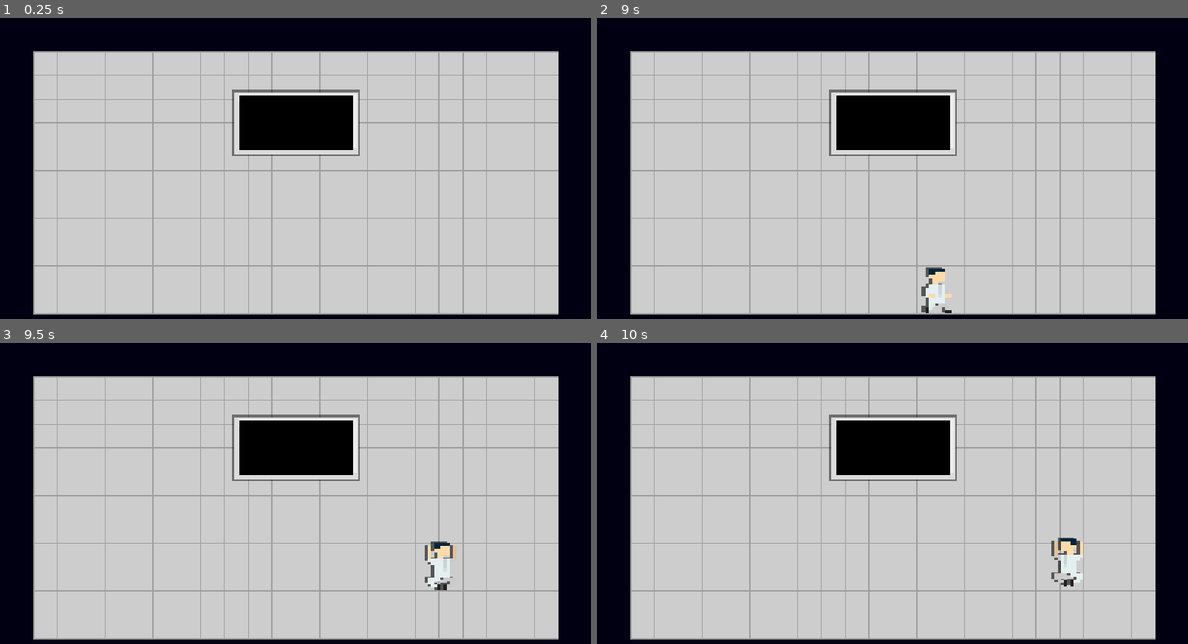
Above: before the commit, frames 1-4 (two rows, left to right).
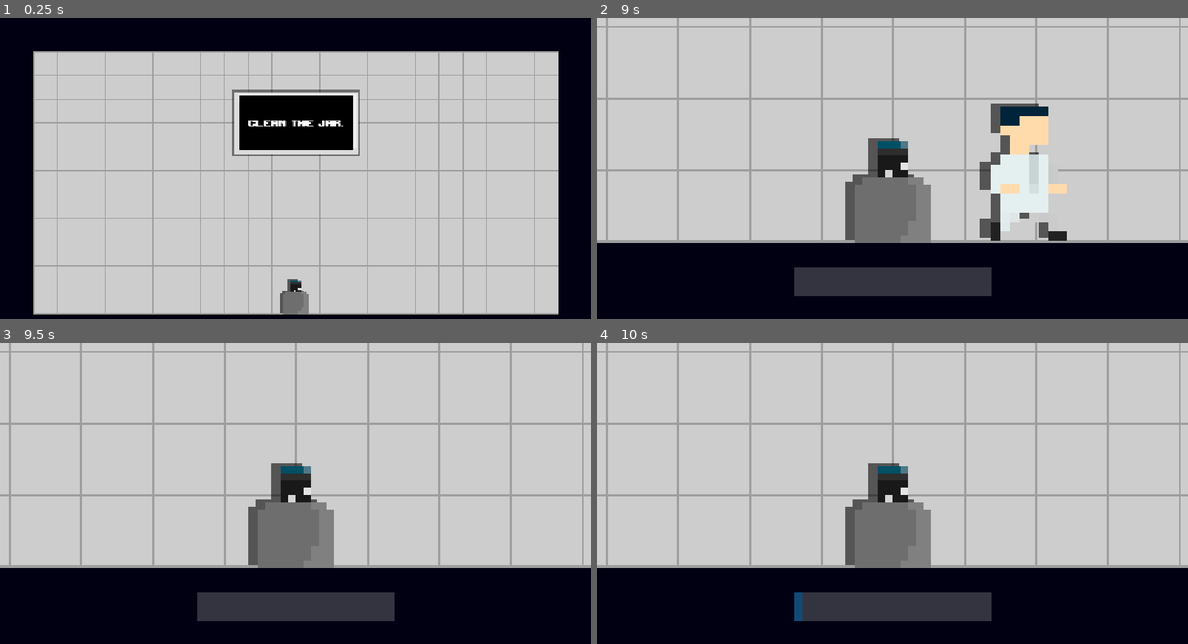
Above: after the commit, the same moments.

Repository: zt1ier/game-jam
Game: Godot game, scene res://levels/three/level_three.tscn
The game is run twice, just before and just after one commit, with the same random seed, the same clock (stepped at 60 frames per second) and the same inputs. This scene is started directly instead of the project's main scene.
Inputs (mouse positions are in pixels of both pictures, inside the frame that each line leads up to):
- Up to frame 1 (0.25 s): no input
- Up to frame 2 (9 s): tap Enter at 0.5, 2.75, 4.25 s; move the mouse to (1022, 168) at 0.52 s; hold D (move_right) 0.53-2.03 s; tap E (interact) every 0.75 s from 0.6 to 8.85 s; tap W (jump) at 0.77, 1.52, 3.02, 3.77, 4.52, 6.02, 6.77, 7.52 s; move the mouse to (774, 201) at 1.27 s; tap Space at 2, 3.5, 5 s; move the mouse to (951, 111) at 2.02 s; hold A (move_left) 2.03-2.78 s; move the mouse to (862, 249) at 2.77 s; hold D (move_right) 2.78-4.28 s; move the mouse to (1069, 234) at 3.52 s; move the mouse to (715, 135) at 4.27 s; hold A (move_left) 4.28-5.03 s; move the mouse to (922, 183) at 5.02 s; hold D (move_right) 5.03-5.78 s; move the mouse to (803, 102) at 5.77 s; hold A (move_left) 5.78-7.28 s; move the mouse to (1022, 168) at 6.52 s; move the mouse to (774, 201) at 7.27 s; hold D (move_right) from 7.28 s (still down); move the mouse to (951, 111) at 8.02 s; move the mouse to (862, 249) at 8.77 s
- Up to frame 3 (9.5 s): keep holding D (move_right); tap W (jump) at 9.02 s
- Up to frame 4 (10 s): move the mouse to (1069, 559) at 9.52 s; release D (move_right) at 9.53 s; hold A (move_left) from 9.53 s (still down); tap E (interact) at 9.6 s; tap W (jump) at 9.77 s

The runs differ from the first frame. In frame 1, 0.7% of the frame differs, in the area x 42-59%, y 34-99%; in frame 2, 55%, in the area x 0-100%, y 0-99%; in frame 3, 52%; in frame 4, 52%.

Commit message:
Added Level 3

Diff:
--- /dev/null
+++ b/gmtk/2025/levels/end_screen.gd
@@ -0,0 +1,47 @@
+class_name EndScreen extends Level
+
+
+@export var gmtk_float_speed: float = 2.0
+@export var gmtk_float_strength: float = 5.0
+
+
+var gmtk_float_timer: float = 0.0
+var gmtk_base_position: Vector2 = Vector2.ZERO
+var gmtk_base_rotation: float = 0.0
+
+var times: Array[float] = []
+
+
+@onready var gmtk_2025_logo: Sprite2D = $EndScreenStuff/GMTK
+@onready var times_label: Label = $EndScreenStuff/TimesLabel
+
+
+func _ready() -> void:
+	_add_times()
+
+	gmtk_base_position = gmtk_2025_logo.global_position
+	gmtk_base_rotation = gmtk_2025_logo.rotation_degrees
+
+
+func _physics_process(delta: float) -> void:
+	gmtk_float_timer += get_physics_process_delta_time() * gmtk_float_speed
+
+	# float animation
+	var offset_x := sin(float_timer) * gmtk_float_strength
+	var offset_y := cos(float_timer) * gmtk_float_strength
+	gmtk_2025_logo.position.x = gmtk_base_position.x + offset_x
+	gmtk_2025_logo.position.y = gmtk_base_position.y + offset_y
+
+	# slight rotation
+	gmtk_2025_logo.rotation_degrees = base_rotation + sin(gmtk_float_timer * 0.8) * rotate_strength
+
+
+func _add_times() -> void:
+	var raw_times := GameManager.get_times()
+	var result_text := ""
+
+	for i in range(raw_times.size()):
+		var formatted_time := GameManager.format_time(raw_times[i])
+		result_text += "Level %d: %s\n" % [i + 1, formatted_time]
+
+	times_label.text = result_text.strip_edges()
--- /dev/null
+++ b/gmtk/2025/levels/end_screen.tscn
@@ -0,0 +1,147 @@
+[gd_scene load_steps=6 format=3 uid="uid://bbs3yectw5c07"]
+
+[ext_resource type="PackedScene" uid="uid://cbhr4t2ek48mh" path="res://levels/level.tscn" id="1_buq55"]
+[ext_resource type="Script" uid="uid://dk8mb62gqv51y" path="res://levels/end_screen.gd" id="2_8mn2e"]
+[ext_resource type="Shader" uid="uid://bh82m10eacnpp" path="res://scripts/shaders/blur.gdshader" id="3_lwpct"]
+[ext_resource type="Texture2D" uid="uid://dyuhb5iqv80rr" path="res://assets/gmtk-2025-logo.png" id="4_py7gb"]
+
+[sub_resource type="ShaderMaterial" id="ShaderMaterial_lwpct"]
+shader = ExtResource("3_lwpct")
+shader_parameter/lod = 2.0
+
+[node name="EndScreen" instance=ExtResource("1_buq55")]
+script = ExtResource("2_8mn2e")
+gmtk_float_speed = 2.0
+gmtk_float_strength = 5.0
+
+[node name="NextLevelDoor" parent="." index="1"]
+visible = false
+monitoring = false
+monitorable = false
+
+[node name="CollisionShape2D" parent="NextLevelDoor" index="1"]
+disabled = true
+
+[node name="DisplayScreen" parent="." index="5"]
+visible = false
+
+[node name="EndScreenStuff" type="Control" parent="." index="6"]
+layout_mode = 3
+anchors_preset = 0
+offset_right = 40.0
+offset_bottom = 40.0
+
+[node name="BlurEffect" type="ColorRect" parent="EndScreenStuff" index="0"]
+material = SubResource("ShaderMaterial_lwpct")
+layout_mode = 0
+offset_right = 1152.0
+offset_bottom = 648.0
+
+[node name="TimesLabel" type="Label" parent="EndScreenStuff" index="1"]
+layout_mode = 1
+anchors_preset = 15
+anchor_right = 1.0
+anchor_bottom = 1.0
+offset_left = 136.0
+offset_top = 184.0
+offset_right = 1112.0
+offset_bottom = 386.0
+grow_horizontal = 2
+grow_vertical = 2
+pivot_offset = Vector2(432, 100)
+theme_override_colors/font_shadow_color = Color(0, 0, 0, 0.588235)
+theme_override_constants/shadow_offset_x = -6
+theme_override_constants/shadow_offset_y = 5
+theme_override_constants/outline_size = 18
+theme_override_constants/shadow_outline_size = 3
+theme_override_font_sizes/font_size = 50
+text = "Level 1:
+level 2:
+level 3:
+level 4:
+level 5:"
+vertical_alignment = 1
+
+[node name="TimesLabelTitle" type="Label" parent="EndScreenStuff/TimesLabel" index="0"]
+layout_mode = 1
+anchors_preset = 15
+anchor_right = 1.0
+anchor_bottom = 1.0
+offset_left = -8.0
+offset_top = -183.0
+offset_right = 172.0
+offset_bottom = -159.0
+grow_horizontal = 2
+grow_vertical = 2
+pivot_offset = Vector2(432, 100)
+theme_override_colors/font_shadow_color = Color(0, 0, 0, 0.588235)
+theme_override_constants/shadow_offset_x = -6
+theme_override_constants/shadow_offset_y = 5
+theme_override_constants/outline_size = 18
+theme_override_constants/shadow_outline_size = 3
+theme_override_font_sizes/font_size = 70
+text = "Times"
+vertical_alignment = 1
+
+[node name="Thanks" type="Label" parent="EndScreenStuff" index="2"]
+layout_mode = 1
+anchors_preset = 15
+anchor_right = 1.0
+anchor_bottom = 1.0
+offset_left = 152.0
+offset_top = 448.0
+offset_right = 963.0
+offset_bottom = 472.0
+grow_horizontal = 2
+grow_vertical = 2
+pivot_offset = Vector2(432, 100)
+theme_override_colors/font_shadow_color = Color(0, 0, 0, 0.588235)
+theme_override_constants/shadow_offset_x = -6
+theme_override_constants/shadow_offset_y = 5
+theme_override_constants/outline_size = 18
+theme_override_constants/shadow_outline_size = 3
+theme_override_font_sizes/font_size = 70
+text = "Thank you for playing!"
+vertical_alignment = 1
+
+[node name="What" type="Label" parent="EndScreenStuff/Thanks" index="0"]
+layout_mode = 1
+anchors_preset = 15
+anchor_right = 1.0
+anchor_bottom = 1.0
+offset_left = 538.0
+offset_top = 48.0
+offset_right = -2.0
+offset_bottom = 48.0
+grow_horizontal = 2
+grow_vertical = 2
+pivot_offset = Vector2(432, 100)
+theme_override_constants/outline_size = 10
+theme_override_font_sizes/font_size = 20
+text = "bad game design
+- zt1ier"
+horizontal_alignment = 2
+vertical_alignment = 1
+
+[node name="What2" type="Label" parent="EndScreenStuff/Thanks" index="1"]
+layout_mode = 1
+anchors_preset = 15
+anchor_right = 1.0
+anchor_bottom = 1.0
+offset_left = -2.0
+offset_top = 48.0
+offset_right = -232.0
+offset_bottom = 48.0
+grow_horizontal = 2
+grow_vertical = 2
+pivot_offset = Vector2(432, 100)
+theme_override_constants/outline_size = 10
+theme_override_font_sizes/font_size = 20
+text = "Music: Eric Matyas
+sfx: sfxr"
+vertical_alignment = 1
+
+[node name="GMTK" type="Sprite2D" parent="EndScreenStuff" index="3"]
+position = Vector2(835, 271)
+scale = Vector2(0.577257, 0.577257)
+texture = ExtResource("4_py7gb")
--- a/gmtk/2025/levels/four/level_four.gd
+++ b/gmtk/2025/levels/four/level_four.gd
@@ -1 +1,6 @@
 class_name LevelFour extends Level
+
+
+func _ready() -> void:
+	super()
+	display_screen.correct()
--- a/gmtk/2025/levels/level.gd
+++ b/gmtk/2025/levels/level.gd
@@ -51,7 +51,7 @@
 	set_process(false)
 	GameManager.tree = get_tree()
 
-	if get_tree().current_scene.name == "LevelOne":
+	if get_tree().current_scene.name in [ "LevelOne", "EndScreen" ] :
 		base_position = menu_title.global_position
 		base_rotation = menu_title.rotation_degrees
 
--- a/gmtk/2025/levels/one/level_one.gd
+++ b/gmtk/2025/levels/one/level_one.gd
@@ -2,6 +2,12 @@
 
 
 @onready var menu_buttons: Array[Button] = [ $MenuStuff/StartButton, $MenuStuff/ExitButton ]
+
+
+func _ready() -> void:
+	AudioManager.start_button = $MenuStuff/StartButton
+	AudioManager.connect_start_button()
+	super()
 
 
 func _physics_process(delta: float) -> void:
--- /dev/null
+++ b/gmtk/2025/levels/three/level_three.gd
@@ -0,0 +1,150 @@
+class_name LevelThree extends Level
+
+
+@export var dirt_level: int = 3 # 0 = clean, 4 = max dirty
+
+
+var completed_timer: float = 0.0
+var completed_threshold: float = 3.0
+var complete: bool = false
+
+var jar_active: bool = false
+
+var scrub_progress: float = 0.0
+var scrub_threshold: float = 100.0
+
+var last_mouse_pos: Vector2 = Vector2.ZERO
+var can_scrub: bool = false
+
+var jar_spread_timer: float = 0.0
+var jar_spread_interval: float = 4.0   # spread interval in seconds, speeds up
+
+var spread_active: bool = false
+var near_button_proximity: bool = false
+
+
+@onready var sprite: AnimatedSprite2D = $Jar/Sprite
+
+@onready var jar_camera: Camera2D = $JarCamera
+@onready var scrub_bar: ProgressBar = $JarCamera/ScrubBar
+
+
+func _ready() -> void:
+	if jar_camera.enabled:
+		jar_camera.enabled = false
+		scrub_bar.hide()
+	_update_dirt_level()
+	super()
+
+
+func _physics_process(delta: float) -> void:
+	if jar_active:
+		_handle_scrubbing()
+		_handle_spread(delta)
+
+		if dirt_level == 4:
+			completed_timer += get_process_delta_time()
+			if completed_timer >= completed_threshold and not complete:
+				_level_complete()
+		else:
+			completed_timer = 0.0
+
+	if not near_button_proximity:
+		return
+
+	if Input.is_action_just_pressed("interact"):
+		if not jar_camera.enabled:
+			_enter_jar_ui()
+		else:
+			_exit_jar_ui()
+
+
+func _handle_scrubbing() -> void:
+	if not can_scrub or dirt_level <= 0:
+		return
+
+	var current_mouse_pos := get_viewport().get_mouse_position()
+	var movement := (current_mouse_pos - last_mouse_pos).length() / 100
+	last_mouse_pos = current_mouse_pos
+
+	scrub_progress += movement
+	scrub_bar.value = (scrub_progress / scrub_threshold) * 100.0
+
+	if scrub_progress >= scrub_threshold:
+		dirt_level -= 1
+		_update_dirt_level()
+		scrub_progress = 0.0
+		scrub_bar.value = 0.0
+		jar_spread_interval = _get_spread_interval_for_level(dirt_level)
+
+	if dirt_level == 4:
+		_level_complete()
+	else:
+		completed_timer = 0.0
+
+
+func _handle_spread(delta: float) -> void:
+	if not spread_active or dirt_level >= 4:
+		return
+
+	jar_spread_timer += delta
+	if jar_spread_timer >= jar_spread_interval:
+		jar_spread_timer = 0.0
+		dirt_level += 1
+		_update_dirt_level()
+
+
+func _enter_jar_ui() -> void:
+	jar_active = true
+	jar_camera.enabled = true
+	scrub_bar.show()
+	can_scrub = true
+	last_mouse_pos = get_viewport().get_mouse_position()
+	scrub_progress = 0.0
+	scrub_bar.value = 0.0
+
+	if not spread_active:
+		_start_jar_spread()
+
+
+func _exit_jar_ui() -> void:
+	jar_camera.enabled = false
+	scrub_bar.hide()
+	can_scrub = false
+	scrub_progress = 0.0
+	scrub_bar.value = 0.0
+
+
+func _start_jar_spread() -> void:
+	spread_active = true
+	jar_spread_timer = 0.0
+
+
+func _update_dirt_level() -> void:
+	dirt_level = clamp(dirt_level, 0, 4)
+	sprite.frame = dirt_level
+	print(dirt_level)
+
+
+func _level_complete() -> void:
+	if complete:
+		return
+	complete = true
+	display_screen.correct()
+
+
+func _get_spread_interval_for_level(level: int) -> float:
+	match level:
+		0: return 1.0  # fastest spread when fully clean
+		1: return 1.5
+		2: return 2.5
+		3: return 4.0
+		_: return 6.0  # slowest spread at dirtiest
+
+
+func _on_jar_body_entered(_body: Player) -> void:
+	near_button_proximity = true
+
+
+func _on_jar_body_exited(_body: Player) -> void:
+	near_button_proximity = false
--- a/gmtk/2025/levels/three/level_three.tscn
+++ b/gmtk/2025/levels/three/level_three.tscn
@@ -1,5 +1,103 @@
-[gd_scene load_steps=2 format=3 uid="uid://2b43o7jqf1r8"]
+[gd_scene load_steps=13 format=3 uid="uid://2b43o7jqf1r8"]
 
 [ext_resource type="PackedScene" uid="uid://cbhr4t2ek48mh" path="res://levels/level.tscn" id="1_lkgbd"]
+[ext_resource type="Script" uid="uid://ctarqoqrbgi70" path="res://levels/three/level_three.gd" id="2_fthi8"]
+[ext_resource type="Texture2D" uid="uid://dx71ipkhy4yl0" path="res://assets/corrupted-jar.png" id="3_fthi8"]
+
+[sub_resource type="RectangleShape2D" id="RectangleShape2D_ocuxo"]
+size = Vector2(19.2, 18.3169)
+
+[sub_resource type="AtlasTexture" id="AtlasTexture_enrc7"]
+atlas = ExtResource("3_fthi8")
+region = Rect2(0, 0, 16, 16)
+
+[sub_resource type="AtlasTexture" id="AtlasTexture_ocuxo"]
+atlas = ExtResource("3_fthi8")
+region = Rect2(16, 0, 16, 16)
+
+[sub_resource type="AtlasTexture" id="AtlasTexture_bbsyc"]
+atlas = ExtResource("3_fthi8")
+region = Rect2(0, 16, 16, 16)
+
+[sub_resource type="AtlasTexture" id="AtlasTexture_uht2n"]
+atlas = ExtResource("3_fthi8")
+region = Rect2(16, 16, 16, 16)
+
+[sub_resource type="AtlasTexture" id="AtlasTexture_o1vct"]
+atlas = ExtResource("3_fthi8")
+region = Rect2(0, 32, 16, 16)
+
+[sub_resource type="SpriteFrames" id="SpriteFrames_bbsyc"]
+animations = [{
+"frames": [{
+"duration": 1.0,
+"texture": SubResource("AtlasTexture_enrc7")
+}, {
+"duration": 1.0,
+"texture": SubResource("AtlasTexture_ocuxo")
+}, {
+"duration": 1.0,
+"texture": SubResource("AtlasTexture_bbsyc")
+}, {
+"duration": 1.0,
+"texture": SubResource("AtlasTexture_uht2n")
+}, {
+"duration": 1.0,
+"texture": SubResource("AtlasTexture_o1vct")
+}],
+"loop": true,
+"name": &"CORRUPTION",
+"speed": 0.0
+}]
+
+[sub_resource type="StyleBoxFlat" id="StyleBoxFlat_fthi8"]
+bg_color = Color(0.662745, 0.662745, 0.662745, 0.309804)
+
+[sub_resource type="StyleBoxFlat" id="StyleBoxFlat_enrc7"]
+bg_color = Color(0.0679692, 0.288238, 0.46831, 1)
 
 [node name="LevelThree" instance=ExtResource("1_lkgbd")]
+script = ExtResource("2_fthi8")
+dirt_level = 3
+
+[node name="Jar" type="Area2D" parent="." index="2"]
+position = Vector2(576, 539.234)
+scale = Vector2(5, 4.7207)
+
+[node name="CollisionShape2D" type="CollisionShape2D" parent="Jar" index="0"]
+position = Vector2(0, -1.69466)
+shape = SubResource("RectangleShape2D_ocuxo")
+
+[node name="Shadow" type="AnimatedSprite2D" parent="Jar" index="1"]
+modulate = Color(0, 0, 0, 0.588235)
+position = Vector2(-1.2, -0.423668)
+sprite_frames = SubResource("SpriteFrames_bbsyc")
+animation = &"CORRUPTION"
+
+[node name="Sprite" type="AnimatedSprite2D" parent="Jar" index="2"]
+sprite_frames = SubResource("SpriteFrames_bbsyc")
+animation = &"CORRUPTION"
+frame_progress = 0.0395359
+
+[node name="IntroPositions" parent="." index="5"]
+visible = false
+
+[node name="DisplayScreen" parent="." index="6"]
+prompt = "Clean the jar."
+
+[node name="JarCamera" type="Camera2D" parent="." index="7"]
+position = Vector2(576, 539)
+zoom = Vector2(3, 3)
+
+[node name="ScrubBar" type="ProgressBar" parent="JarCamera" index="0"]
+offset_left = -64.0
+offset_top = 54.0
+offset_right = 64.0
+offset_bottom = 73.0
+theme_override_styles/background = SubResource("StyleBoxFlat_fthi8")
+theme_override_styles/fill = SubResource("StyleBoxFlat_enrc7")
+value = 50.0
+show_percentage = false
+
+[connection signal="body_entered" from="Jar" to="." method="_on_jar_body_entered"]
+[connection signal="body_exited" from="Jar" to="." method="_on_jar_body_exited"]
--- a/gmtk/2025/levels/two/level_two.tscn
+++ b/gmtk/2025/levels/two/level_two.tscn
@@ -2,7 +2,7 @@
 
 [ext_resource type="PackedScene" uid="uid://cbhr4t2ek48mh" path="res://levels/level.tscn" id="1_3k2ha"]
 [ext_resource type="Script" uid="uid://ct0f0yabeyxse" path="res://levels/two/level_two.gd" id="2_vuo6i"]
-[ext_resource type="Texture2D" uid="uid://bpak416q7yld4" path="res://assets/Button.png" id="3_vuo6i"]
+[ext_resource type="Texture2D" uid="uid://bpak416q7yld4" path="res://assets/button.png" id="3_vuo6i"]
 
 [sub_resource type="RectangleShape2D" id="RectangleShape2D_vuo6i"]
 size = Vector2(19.2, 18.3169)
--- a/gmtk/2025/project.godot
+++ b/gmtk/2025/project.godot
@@ -17,9 +17,12 @@
 [autoload]
 
 GameManager="*res://scripts/global/game_manager.gd"
+AudioManager="*res://scripts/global/audio_manager.gd"
 
 [display]
 
+window/size/window_width_override=576
+window/size/window_height_override=324
 window/stretch/mode="canvas_items"
 mouse_cursor/custom_image="uid://bpr8b8wa2uiw0"
 
--- a/gmtk/2025/scenes/display_screen.tscn
+++ b/gmtk/2025/scenes/display_screen.tscn
@@ -1,6 +1,8 @@
-[gd_scene load_steps=2 format=3 uid="uid://cy6m30mr0k6ju"]
+[gd_scene load_steps=4 format=3 uid="uid://cy6m30mr0k6ju"]
 
 [ext_resource type="Script" uid="uid://b0318ioipw2bs" path="res://scripts/display_screen.gd" id="1_acloy"]
+[ext_resource type="AudioStream" uid="uid://dqafmf8ay0m56" path="res://assets/audio/pickupCoin.wav" id="2_3vkqy"]
+[ext_resource type="AudioStream" uid="uid://bo8u8ghbyb877" path="res://assets/audio/tone.wav" id="3_llnq3"]
 
 [node name="DisplayScreen" type="Control"]
 layout_mode = 3
@@ -61,3 +63,9 @@
 horizontal_alignment = 1
 vertical_alignment = 1
 autowrap_mode = 3
+
+[node name="CorrectSFX" type="AudioStreamPlayer" parent="."]
+stream = ExtResource("2_3vkqy")
+
+[node name="IncorrectSFX" type="AudioStreamPlayer" parent="."]
+stream = ExtResource("3_llnq3")
--- a/gmtk/2025/scripts/display_screen.gd
+++ b/gmtk/2025/scripts/display_screen.gd
@@ -48,6 +48,9 @@
 @onready var screen: ColorRect = $Screen
 @onready var next_level_door: Area2D = $"../NextLevelDoor"
 
+@onready var correct_sfx: AudioStreamPlayer = $CorrectSFX
+@onready var incorrect_sfx: AudioStreamPlayer = $IncorrectSFX
+
 
 func _ready() -> void:
 	if not level:
@@ -83,6 +86,7 @@
 	await get_tree().create_timer(1.75).timeout
 
 	screen.color = Color.GREEN
+	correct_sfx.play()
 
 	await get_tree().create_timer(2.0).timeout
 
@@ -114,6 +118,7 @@
 		text = hint
 
 	display_text(text)
+	incorrect_sfx.play()
 
 	screen.color = Color("550000")
 
--- /dev/null
+++ b/gmtk/2025/scripts/global/audio_manager.gd
@@ -0,0 +1,52 @@
+# the music are by Eric Matyas from soundimage.org
+extends AudioStreamPlayer
+
+
+var game_music_path: String = "res://assets/audio/cyber-dream-loop.mp3"
+var menu_music_path: String = "res://assets/audio/automation.mp3"
+
+var game_music: AudioStreamMP3 = null
+var menu_music: AudioStreamMP3 = null
+
+
+var start_button: Button = null
+
+
+var game_started: bool = false
+
+
+var base_volume
+
+
+func _ready() -> void:
+	base_volume = volume_linear
+
+	_load_music()
+	_loop_music()
+	finished.connect(Callable(self, "_loop_music"))
+
+
+func _load_music() -> void:
+	game_music = load(game_music_path)
+	game_music.resource_path = game_music_path
+
+	menu_music = load(menu_music_path)
+	menu_music.resource_path = menu_music_path
+
+
+func _loop_music() -> void:
+	if not game_started:
+		stream = menu_music
+	#else:
+		#stream = game_music
+	volume_linear = base_volume * 0.5
+	play()
+
+
+func _game_started() -> void:
+	game_started = true
+	#_loop_music()
+
+
+func connect_start_button() -> void:
+	start_button.pressed.connect(Callable(self, "_game_started"))
--- a/gmtk/2025/scripts/global/game_manager.gd
+++ b/gmtk/2025/scripts/global/game_manager.gd
@@ -5,10 +5,10 @@
 var levels: Dictionary[int, String] = {
 	1: "res://levels/one/level_one.tscn",
 	2: "res://levels/two/level_two.tscn",
-	3: "res://levels/three/level_three.tscn",   # not yet
-	4: "res://levels/four/level_four.tscn",   # not yet
+	3: "res://levels/three/level_three.tscn",
+	4: "res://levels/four/level_four.tscn",
 	5: "res://levels/five/level_five.tscn",
-	6: "",   # end screen
+	6: "res://levels/end_screen.tscn",   # end screen
 }
 
 var level_times: Dictionary[int, float] = {
Not shown, added: gmtk/2025/assets/audio/automation.mp3.import
Not shown, added: gmtk/2025/assets/audio/cyber-dream-loop.mp3.import
Not shown, added: gmtk/2025/assets/audio/pickupCoin.wav.import
Not shown, added: gmtk/2025/assets/audio/tone.wav.import
Binary file added: gmtk/2025/assets/corrupted-jar.png
Not shown, changed: gmtk/2025/assets/corrupted-jar.png.import
Binary file added: gmtk/2025/assets/gmtk-2025-logo.png
Not shown, changed: gmtk/2025/assets/gmtk-2025-logo.png.import
Binary file added: gmtk/2025/assets/player/corrupted-jar.png
Not shown, added: gmtk/2025/assets/player/corrupted-jar.png.import
Not shown, added: gmtk/2025/levels/end_screen.gd.uid
Not shown, added: gmtk/2025/levels/three/level_three.gd.uid
(and 5 more such lines)
